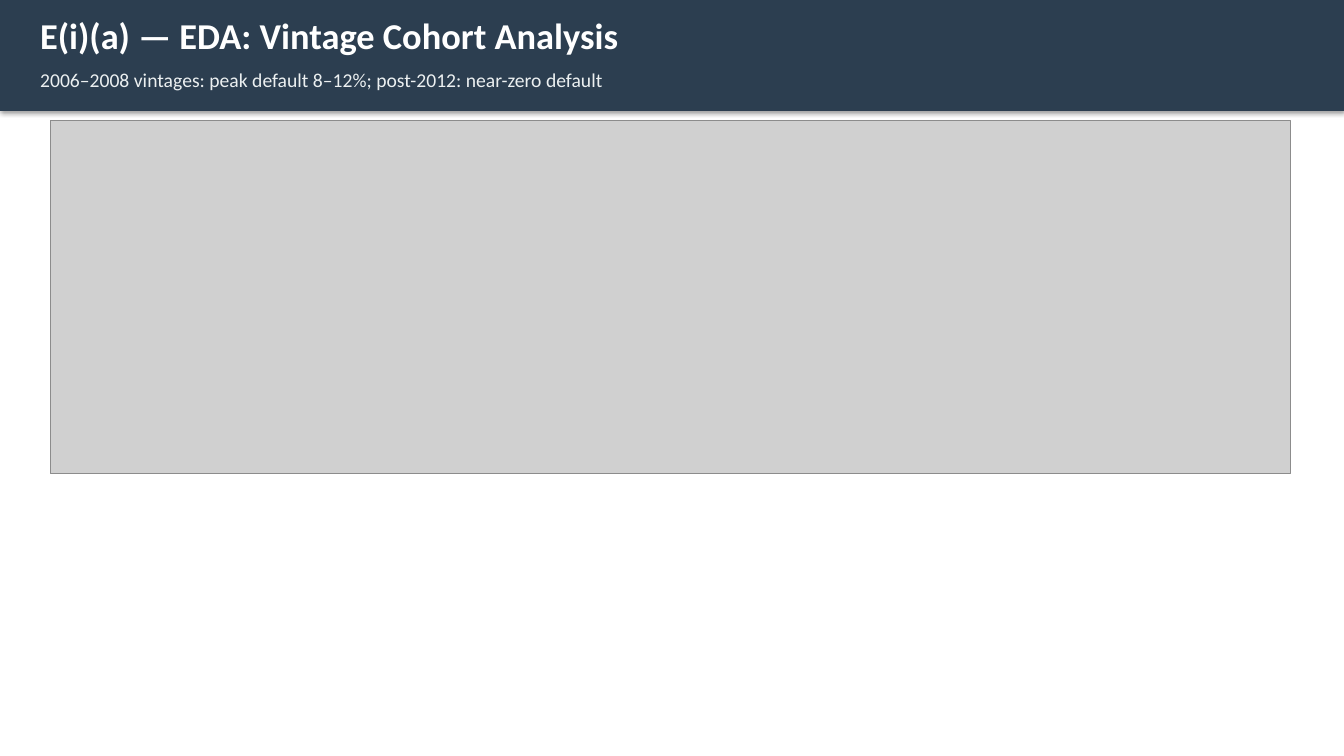
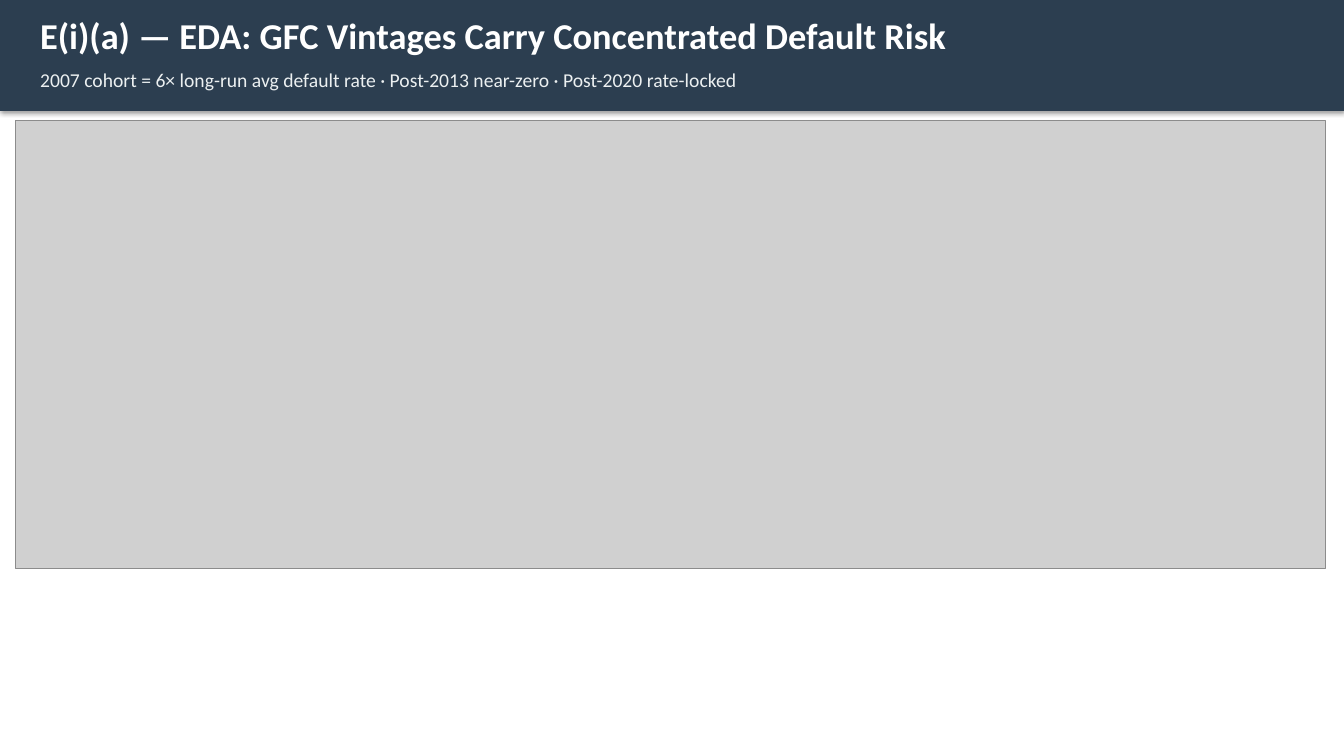
Before and after one commit to liny-r/IR-C-Assignment3, a slide deck: slide 6 of processed/PartE_Presentation.pptx (slide 5 before the commit). Drawn at 1344x756 pixels with LibreOffice and Linux fonts; fonts in the diff are those of the drawing; grey boxes stand for pictures. Boxes give left, top, right and bottom in pixels: in the first picture for what was removed or moved away, otherwise in the second. Text is boxed around its words. In the diff, an @@ line names an element or a change of style, - is before the commit and + after.

```diff
--- a/processed/PartE_Presentation.pptx
+++ b/processed/PartE_Presentation.pptx
@@ text at [40,22,945,55]: text changed @@
-E(i)(a) — EDA: Vintage Cohort Analysis
+E(i)(a) — EDA: GFC Vintages Carry Concentrated Default Risk
@@ text at [40,73,736,91]: text changed @@
-2006–2008 vintages: peak default 8–12%; post-2012: near-zero default
+2007 cohort = 6× long-run avg default rate · Post-2013 near-zero · Post-2020 rate-locked
@@ picture: place and size @@
-picture at [50,121,1291,474]
+picture at [15,121,1326,569]
```
Also in this commit, not shown: 1 other slide changed, 4 slides added, 1 slide removed, 8 other files.
